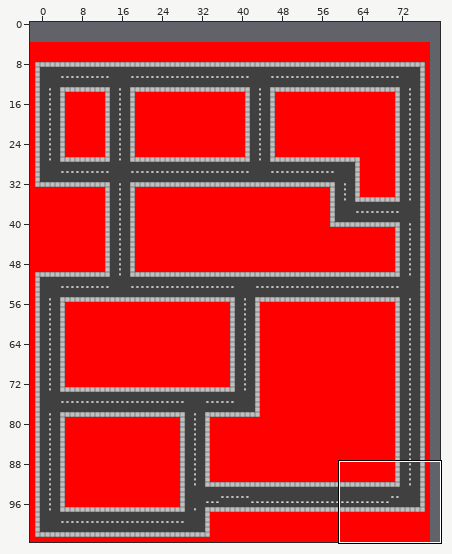
Level history. Tiled map: taxi-test/android/assets/Maps/prototype.tmx. Above, an overview of the earlier version with the close-up marked.
Close-up. As it was:
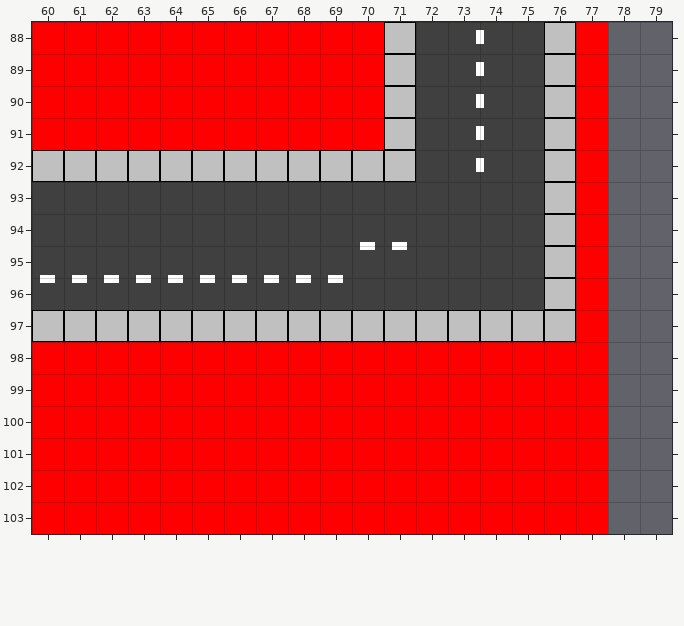
Cells are 32x32 px. Shown: x 60..79, y 88..103. The commit also changed other parts of the map, which this record leaves out. Tiles whose own drawing changed are shown in their newer look in all pictures. The old version is drawn lined up with the new one.
Once edited:
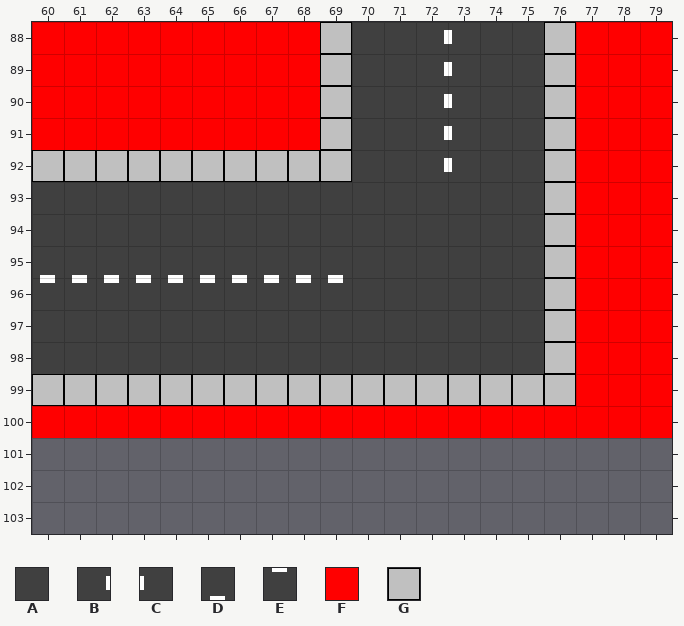
Key: from "Road-Aidan": A 32, B 35, C 36, D 64, E 96, F 103, G 192.
_ is an empty cell.
Changes in this commit:
map size 80x100 -> 80x101 cells (old content now starts at -2,4; both pictures use the new coordinates)
Layer "Road":
The author changed tile C to tile A in rows 88 to 92 at x 74.
The author changed tile D to tile A in row 94 at x 70 to 71.
The author changed tile E to tile A in row 95 at x 70 to 71.
Tile A now appears in rows 88 to 92 at x 70 to 71; in rows 97 to 98 at x 60 to 75.
The author changed tile A to tile B in rows 88 to 92 at x 72.
The author changed tile B to tile C in rows 88 to 92 at x 73.
Layer "Pavement":
Tile G now appears in rows 88 to 91 at x 69; in row 98 at x 76; in row 99 at x 60 to 76.
The edit erases tile G in rows 88 to 91 at x 71; in row 92 at x 70 to 71; in row 97 at x 60 to 75.
Layer "Buildings":
Tile F now appears in rows 88 to 100 at x 78 to 79.
The edit erases tile F in rows 88 to 91 at x 69 to 70; in rows 98 to 99 at x 60 to 76; in rows 101 to 103 at x 60 to 77.
Boxes around the changes in both close-ups, in picture pixels (x1, y1, x2, y2):
changed: (32, 22, 672, 534)
